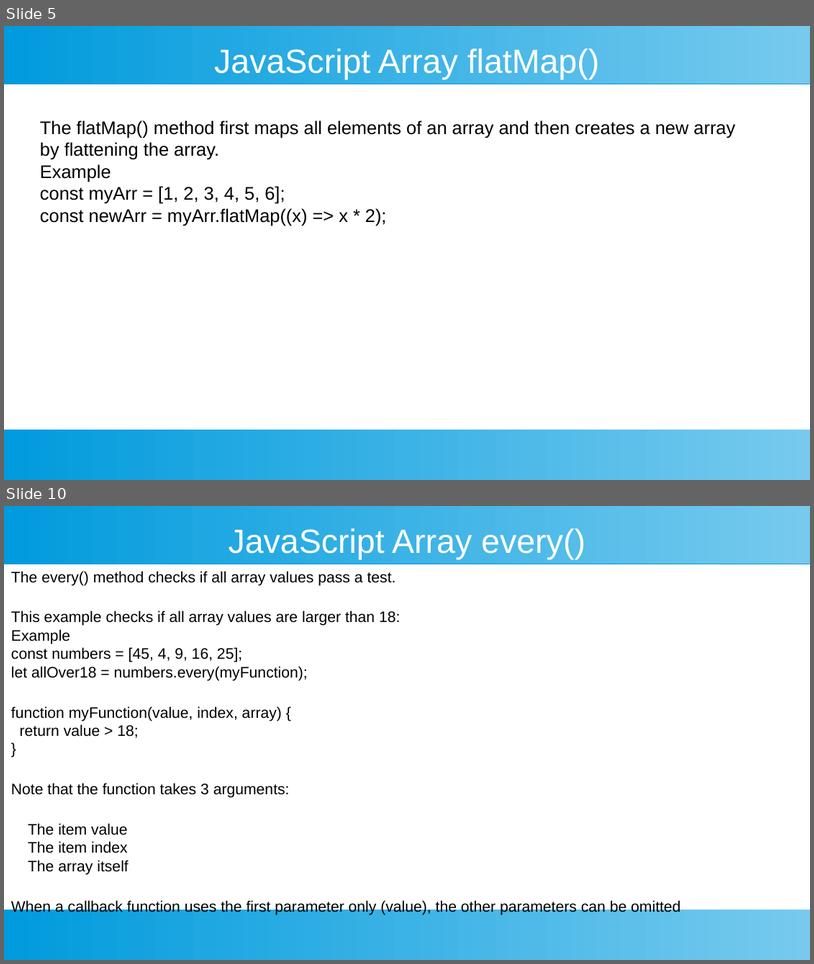
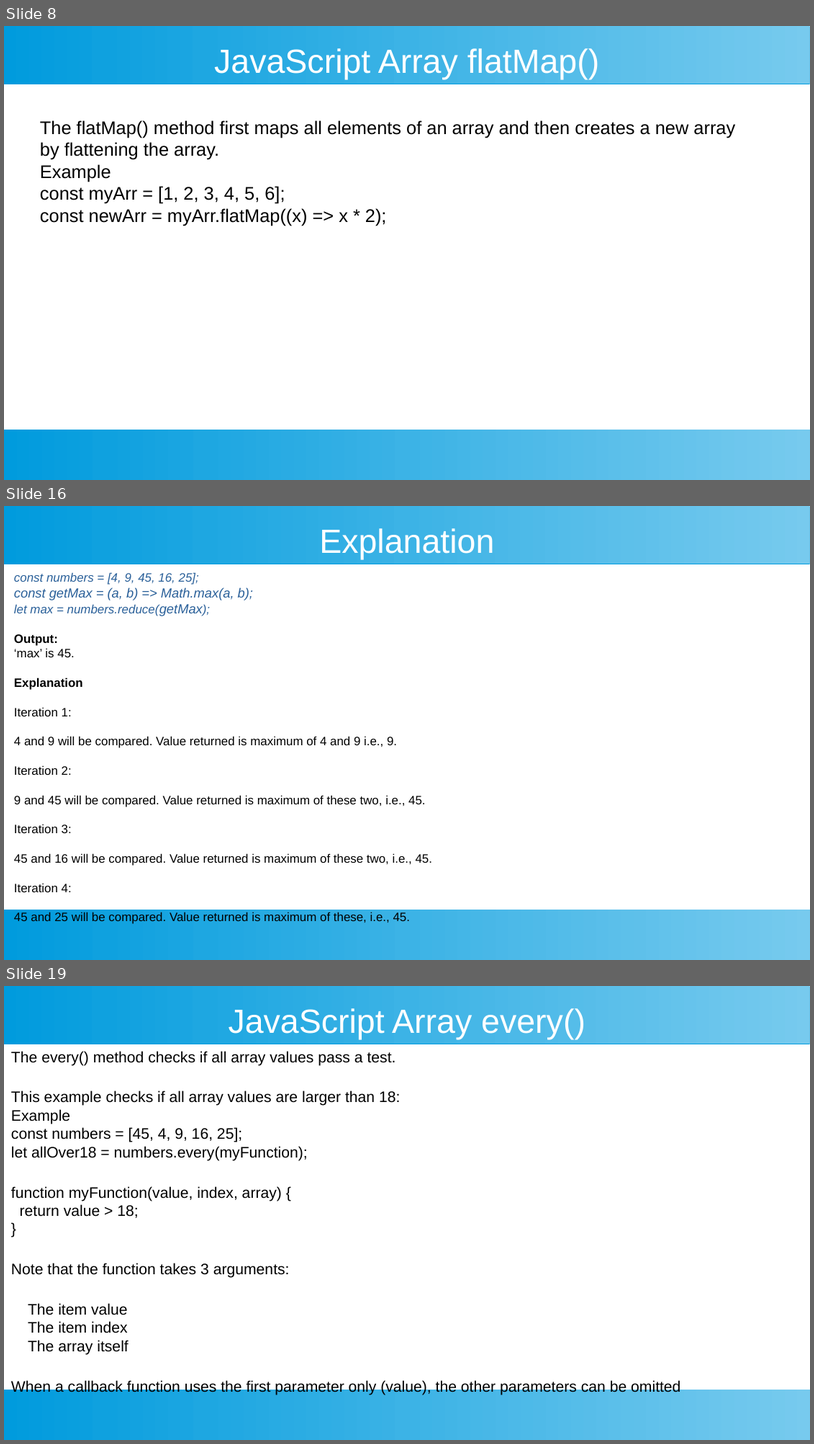
Before and after one commit to ashishjain1547/public_lessons_in_javascript, a slide deck: 7_Arrays in Detail/4 - array iteration.odp. Shown one above the other, each under a label of ours: slides 5 and 10 before the commit, slides 8, 16 and 19 after it; the slides between them are not shown. The pictures are 814x964 and 814x1444 pixels, drawn with LibreOffice and Linux fonts; fonts in the diff are those of the drawing. Boxes give left, top, right and bottom in pixels: in the first picture for what was removed or moved away, otherwise in the second. Text is boxed around its words. In the diff, an @@ line names an element or a change of style, - is before the commit and + after.

```diff
--- a/7_Arrays in Detail/4 - array iteration.odp
+++ b/7_Arrays in Detail/4 - array iteration.odp
@@ slide 16 added at (4, 506, 810, 960), background #FFFFFF; not listed: 2 template elements that a slide beside it also shows @@
@@ title added at (319, 528, 494, 559), 33 pt, text #FFFFFF @@
+Explanation
@@ text added at (14, 572, 432, 924), 12 pt, text #000000 @@
+const numbers = [4, 9, 45, 16, 25];
+const getMax = (a, b) => Math.max(a, b);
+let max = numbers.reduce(getMax);
+Output:
+‘max’ is 45.
+Explanation
+Iteration 1:
+4 and 9 will be compared. Value returned is maximum of 4 and 9 i.e., 9.
+Iteration 2:
+9 and 45 will be compared. Value returned is maximum of these two, i.e., 45.
+Iteration 3:
+45 and 16 will be compared. Value returned is maximum of these two, i.e., 45.
+Iteration 4:
+45 and 25 will be compared. Value returned is maximum of these, i.e., 45.
@@ what was slide 5 is now slide 8 @@
@@ what was slide 10 is now slide 19 @@
```
Also in this commit, not shown: 10 slides changed, 9 other slides added, 6 other files.
